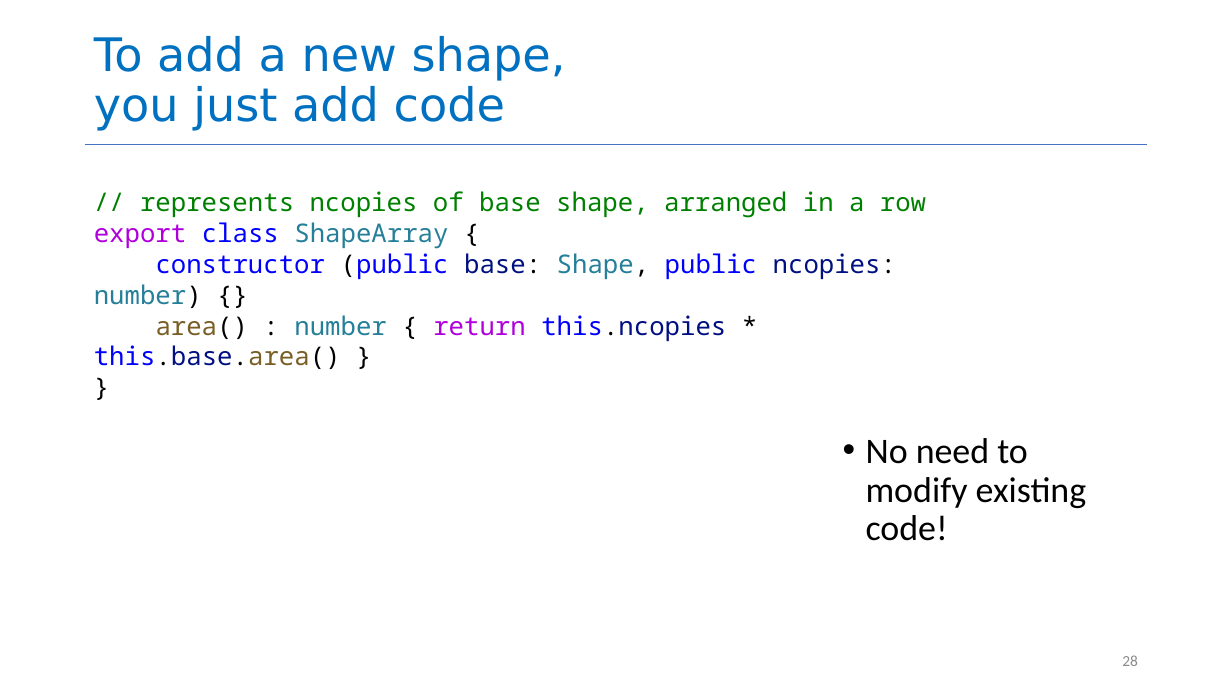
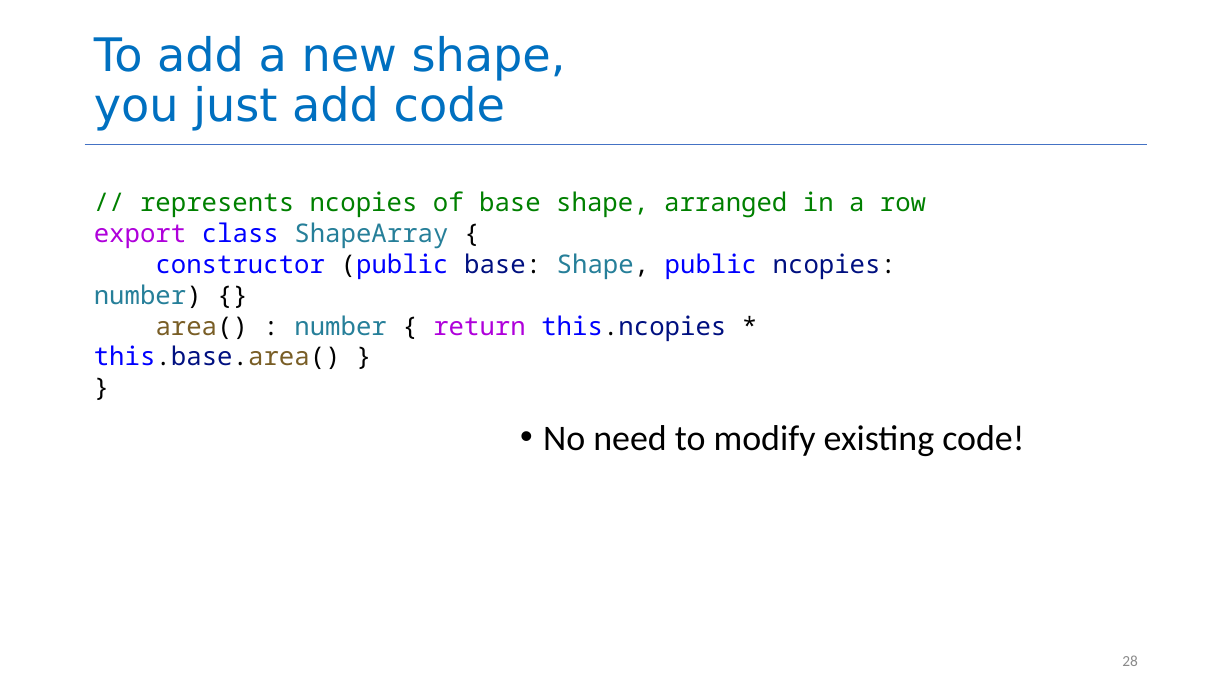
Before and after one commit to neu-se/CS4530-Spring-2022, a slide deck: slide 28 of Slides/Lesson 1.3 Object-Oriented Principles.pptx. Drawn at 1232x693 pixels with LibreOffice and Linux fonts; fonts in the diff are those of the drawing. Boxes give left, top, right and bottom in pixels: in the first picture for what was removed or moved away, otherwise in the second. Text is boxed around its words. In the diff, an @@ line names an element or a change of style, - is before the commit and + after.

```diff
--- a/Slides/Lesson 1.3 Object-Oriented Principles.pptx
+++ b/Slides/Lesson 1.3 Object-Oriented Principles.pptx
@@ text "No need to modify existing ..." rewrapped from bbox=[866, 438, 1086, 541] to bbox=[543, 425, 1024, 456] @@
```
Also in this commit, not shown: 1 other slide changed, 2 other files.
